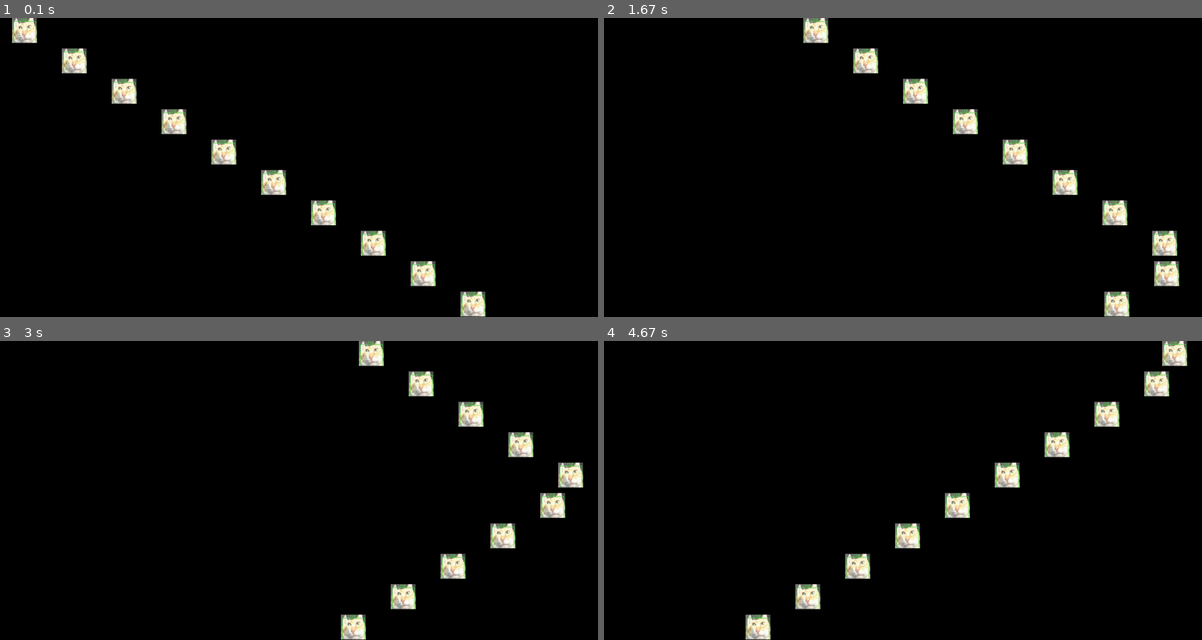
Above: before the commit, frames 1-4 (two rows, left to right).
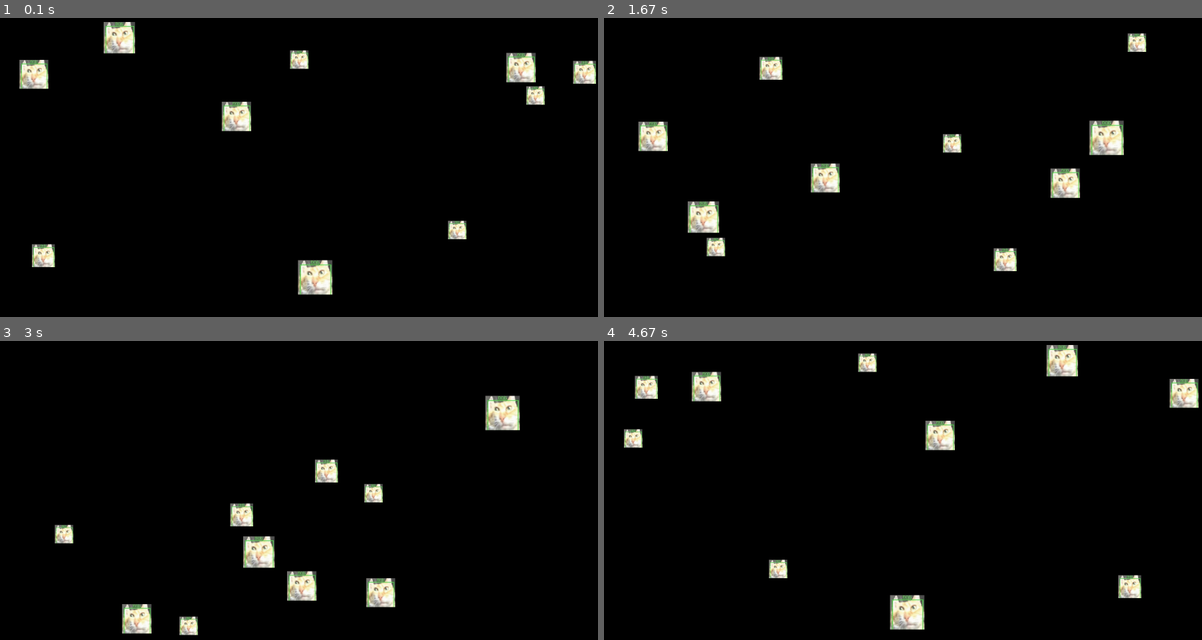
Above: after the commit, the same moments.

Repository: bao333dz/lab8-pygame
Game: pygame game, started from main.py
Same seed, same stepped clock (60 frames per second), same inputs: the game is played once before the commit and once after it.
Inputs:
- Up to frame 1 (0.1 s): no input
- Up to frame 2 (1.67 s): no input
- Up to frame 3 (3 s): no input
- Up to frame 4 (4.67 s): no input

The runs differ from the first frame. In frame 1, 7.5% of the frame differs, in the area x 2-100%, y 0-100%; in frame 2, 7.0%; in frame 3, 7.4%; in frame 4, 7.5%.

Commit message:
refactor: update cat rendering and movement logic for randomness

Diff:
--- a/main.py
+++ b/main.py
@@ -1,4 +1,5 @@
 import pygame
+import random
 from sys import exit
 
 pygame.init()
@@ -7,15 +8,23 @@
 pygame.display.set_caption("10 Moving Squares")
 clock = pygame.time.Clock()
 
-cat_load = pygame.image.load("graphics/cat.png").convert_alpha()
-cat_load = pygame.transform.scale(cat_load, (50,50))
+cat_original = pygame.image.load("graphics/cat.png").convert_alpha()
 
 cat_list = []
+cat_images = []
 for i in range (10):
-    cat_rect = cat_load.get_rect(topleft = (i * 100, i * 61))
+    random_size = random.randint(30, 70)
+    cat_scaled = pygame.transform.scale(cat_original, (random_size, random_size))
+    cat_images.append(cat_scaled)
+
+    random_x = random.randint(0, 1150)
+    random_y = random.randint(0, 550)
+    cat_rect = cat_scaled.get_rect(topleft = (random_x, random_y))
     cat_list.append(cat_rect)
 
-cat_speed = [4] * 10
+cat_speed_x = [random.choice([4, -4]) for i in range(10)]
+cat_speed_y = [random.choice([4, -4]) for i in range(10)]
+
 
 while True:
     for event in pygame.event.get():
@@ -26,15 +35,23 @@
     screen.fill("Black")
 
     for i, cat_rect in enumerate(cat_list):
-        cat_rect.x += cat_speed[i]
+        cat_rect.x += cat_speed_x[i]
+        cat_rect.y += cat_speed_y[i]
 
+        # LEFT/RIGHT walls - reverse X speed
         if cat_rect.left <= 0:
-            cat_speed[i] = 4
+            cat_speed_x[i] = 4
         if cat_rect.right >= 1200:
-            cat_speed[i] = -4
+            cat_speed_x[i] = -4
 
-    for cat_rect in cat_list:
-        screen.blit(cat_load, cat_rect)
+        # TOP/BOTTOM walls - reverse Y speed
+        if cat_rect.top <= 0:
+            cat_speed_y[i] = 4
+        if cat_rect.bottom >= 600:
+            cat_speed_y[i] = -4
+
+    for i, cat_rect in enumerate(cat_list):
+        screen.blit(cat_images[i], cat_rect)
 
     pygame.display.update()
 
